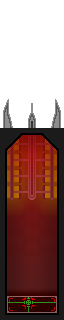
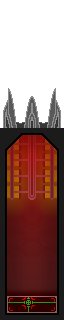
Layered file, before and after one edit (64x320). Changes by layer:
painted on "Battery Holder Detail" over [6, 88, 58, 128]
added layer "Weapon" in group "Doodads" over [6, 88, 58, 128]
